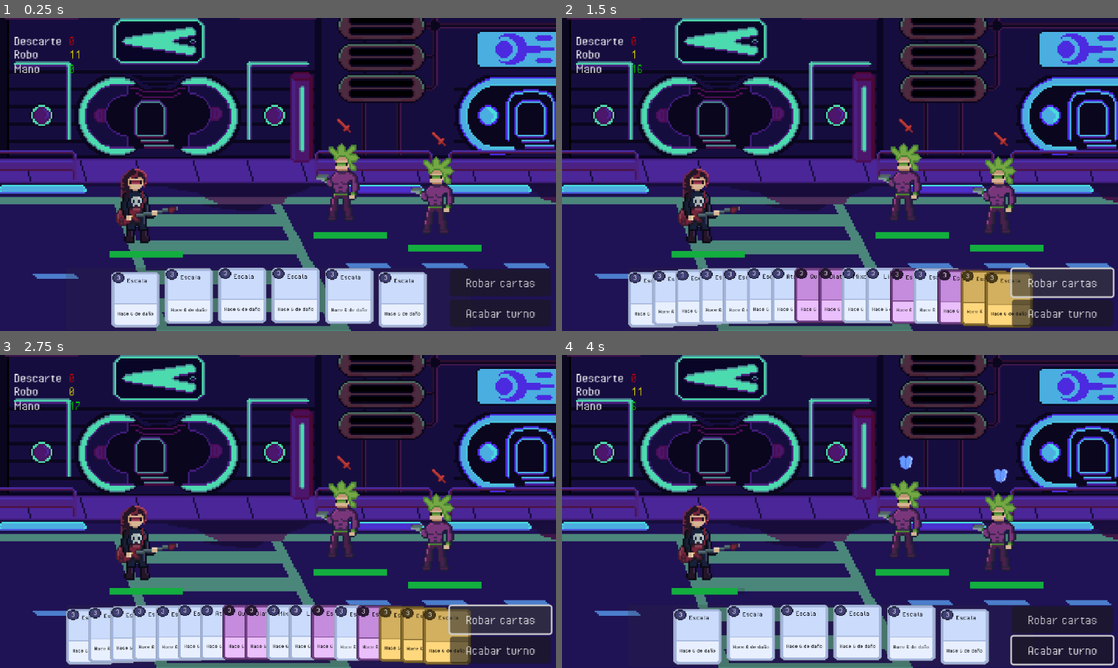
Above: before the commit, frames 1-4 (two rows, left to right).
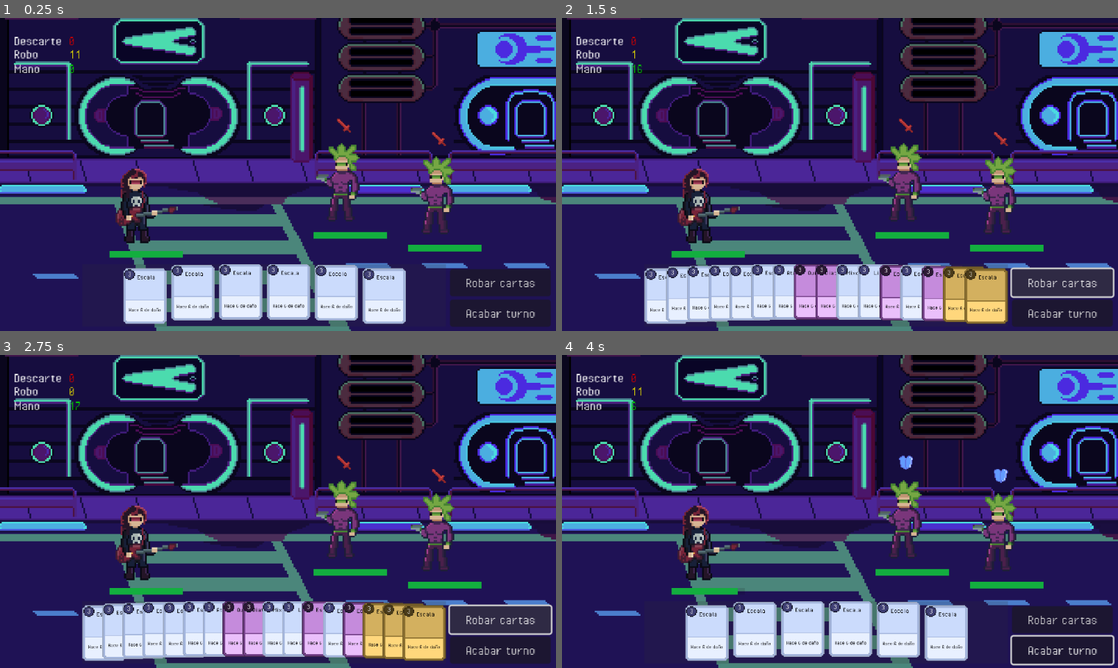
Above: after the commit, the same moments.

Repository: pablo-moreno/cyberdeck
Game: Godot game, scene res://scenes/battle.tscn
Two runs of this game, one before a commit and one after it. Both use one fixed random seed, a clock stepped at 60 frames per second and the inputs below.
Inputs (mouse positions are in pixels of both pictures, inside the frame that each line leads up to):
- Up to frame 1 (0.25 s): no input
- Up to frame 2 (1.5 s): click "Robar cartas" at 0.5 s; click "Robar cartas" at 1.25 s
- Up to frame 3 (2.75 s): click "Robar cartas" at 2 s
- Up to frame 4 (4 s): click "Acabar turno" at 2.75 s; move the mouse to (962, 495) at 3.52 s; click (962, 495) at 3.67 s

The runs differ from the first frame. In frame 1, 6.5% of the frame differs, in the area x 11-81%, y 78-99%; in frame 2, 9.1%, in the area x 11-85%, y 78-99%; in frame 3, 8.9%; in frame 4, 6.5%.

Commit message:
feat: added drag and drop

Diff:
--- a/project.godot
+++ b/project.godot
@@ -28,6 +28,14 @@
 window/size/window_height_override=1080
 window/stretch/mode="canvas_items"
 
+[input]
+
+click={
+"deadzone": 0.2,
+"events": [Object(InputEventMouseButton,"resource_local_to_scene":false,"resource_name":"","device":-1,"window_id":0,"alt_pressed":false,"shift_pressed":false,"ctrl_pressed":false,"meta_pressed":false,"button_mask":0,"position":Vector2(0, 0),"global_position":Vector2(0, 0),"factor":1.0,"button_index":1,"canceled":false,"pressed":false,"double_click":false,"script":null)
+]
+}
+
 [rendering]
 
 textures/canvas_textures/default_texture_filter=0
--- a/scenes/battle.tscn
+++ b/scenes/battle.tscn
@@ -30,11 +30,11 @@
 metadata/_custom_type_script = "uid://b56rnmt62xd1s"
 
 [node name="Hand" parent="." instance=ExtResource("4_a12nh")]
-offset_left = 76.0
-offset_top = -73.0
-offset_right = 478.0
-offset_bottom = -1.0
-scale = Vector2(1.16, 1)
+offset_left = 95.0
+offset_top = -77.0
+offset_right = 497.0
+offset_bottom = -5.0
+scale = Vector2(1.04, 1)
 
 [node name="UI" type="Node" parent="."]
 
--- a/scenes/characters/metalgirl.tscn
+++ b/scenes/characters/metalgirl.tscn
@@ -13,7 +13,7 @@
 radius = 44.0
 height = 104.0
 
-[node name="Metalgirl" type="CharacterBody2D"]
+[node name="Metalgirl" type="CharacterBody2D" groups=["dropable"]]
 script = ExtResource("1_cxrlw")
 metadata/_custom_type_script = "uid://dhqdjhjlyeytj"
 
--- a/scenes/enemies/enemy.tscn
+++ b/scenes/enemies/enemy.tscn
@@ -6,6 +6,7 @@
 [ext_resource type="PackedScene" uid="uid://dx1x5o13r5yho" path="res://scenes/enemies/actions/attack_action.tscn" id="4_fcftc"]
 [ext_resource type="PackedScene" uid="uid://dy6piolcgrput" path="res://scenes/enemies/actions/shield_action.tscn" id="5_nb6gf"]
 [ext_resource type="PackedScene" uid="uid://b5i3fykbust0s" path="res://scenes/ui/progress_health_bar_gradient.tscn" id="6_nb6gf"]
+[ext_resource type="Script" uid="uid://cw68u1tj5oj6p" path="res://scripts/utils/dropable_area.gd" id="7_jt03m"]
 
 [sub_resource type="CapsuleShape2D" id="CapsuleShape2D_4ra3w"]
 radius = 39.0
@@ -58,3 +59,13 @@
 
 [node name="IntentionSprite" type="Sprite2D" parent="."]
 position = Vector2(0, -62)
+
+[node name="DropableArea" type="Control" parent="."]
+layout_mode = 3
+anchors_preset = 0
+offset_left = -39.0
+offset_top = -46.0
+offset_right = 1.0
+offset_bottom = -6.0
+scale = Vector2(1.96862, 2.50813)
+script = ExtResource("7_jt03m")
--- a/scenes/ui/card_ui.tscn
+++ b/scenes/ui/card_ui.tscn
@@ -26,19 +26,24 @@
 theme_override_styles/panel = SubResource("StyleBoxEmpty_d10lw")
 script = ExtResource("1_5rjcn")
 
-[node name="BaseCard" type="Sprite2D" parent="."]
+[node name="UI" type="Control" parent="."]
+anchors_preset = 0
+offset_right = 40.0
+offset_bottom = 40.0
+
+[node name="BaseCard" type="Sprite2D" parent="UI"]
 position = Vector2(24, 32)
 texture = ExtResource("2_fke5x")
 
-[node name="PurpleCard" type="Sprite2D" parent="."]
+[node name="PurpleCard" type="Sprite2D" parent="UI"]
 position = Vector2(24, 32)
 texture = ExtResource("3_vk10k")
 
-[node name="GoldCard" type="Sprite2D" parent="."]
+[node name="GoldCard" type="Sprite2D" parent="UI"]
 position = Vector2(24, 32)
 texture = ExtResource("4_im7p3")
 
-[node name="DescriptionLabel" type="Label" parent="."]
+[node name="DescriptionLabel" type="Label" parent="UI"]
 texture_filter = 1
 layout_mode = 0
 offset_left = 3.0
@@ -53,7 +58,7 @@
 horizontal_alignment = 1
 vertical_alignment = 1
 
-[node name="EnergyLabel" type="Label" parent="."]
+[node name="EnergyLabel" type="Label" parent="UI"]
 texture_filter = 1
 layout_mode = 0
 offset_left = -1.0
@@ -70,7 +75,7 @@
 horizontal_alignment = 1
 vertical_alignment = 1
 
-[node name="TitleLabel" type="Label" parent="."]
+[node name="TitleLabel" type="Label" parent="UI"]
 texture_filter = 1
 layout_mode = 0
 offset_left = 11.0
@@ -94,7 +99,7 @@
 offset_right = 52.0
 offset_bottom = 67.0
 mouse_filter = 1
-mouse_default_cursor_shape = 2
+mouse_default_cursor_shape = 6
 color = Color(1, 1, 1, 0)
 
 [connection signal="gui_input" from="HoverRect" to="." method="_on_hover_rect_gui_input"]
--- a/scripts/cards/card.gd
+++ b/scripts/cards/card.gd
@@ -14,9 +14,11 @@
 @export var type: CARD_TYPE = CARD_TYPE.BASE
 const SIZE: Vector2 = Vector2(48, 64)
 
+signal play_card(targets: Variant)
+
 
 func _ready() -> void:
-    pass
+    play_card.connect(play)
 
 
 func discard():
@@ -34,9 +36,11 @@
     return effects
 
 
-func play(origin: Character, targets: Array[Character]) -> bool:
-    for effect in get_effects():
-        effect.apply(self, origin, targets)
+func play(targets: Array[Variant]) -> bool:
+    if is_exhaust:
+        GlobalSignals.exhaust_card.emit(self)
+    else:
+        GlobalSignals.discard_card.emit(self)
 
     return is_exhaust
 
--- a/scripts/combat/turn_manager.gd
+++ b/scripts/combat/turn_manager.gd
@@ -25,6 +25,7 @@
     for enemy in enemies:
         enemy.turn_ended.connect(_on_ended_enemy_turn)
         enemy.death.connect(_on_enemy_dead)
+
 
 func add_enemy(enemy: Enemy):
     enemies.append(enemy)
--- a/scripts/common/globals.gd
+++ b/scripts/common/globals.gd
@@ -10,3 +10,14 @@
 signal discard_card(card: Card)
 signal exhaust_card(card: Card)
 signal drawn_card(card: Card)
+signal changed_energy(value: int)
+
+var energy_remaining: int = 0
+
+
+func _ready() -> void:
+    changed_energy.connect(set_energy_remaining)
+
+
+func set_energy_remaining(value: int):
+    energy_remaining = value
--- a/scripts/enemies/enemy.gd
+++ b/scripts/enemies/enemy.gd
@@ -1,5 +1,4 @@
-class_name Enemy
-extends CharacterBody2D
+class_name Enemy extends CharacterBody2D
 
 signal round_started
 signal turn_started
--- a/scripts/player/character.gd
+++ b/scripts/player/character.gd
@@ -83,12 +83,12 @@
     card.move_to(exhaust_pile)
 
 
-func play_card(card: Card, targets: Array[Character]):
+func play_card(card: Card, targets: Array[Enemy]):
     if card.energy > current_energy:
         cannot_play_card.emit()
         return
 
-    var is_exhaust = card.play(self, targets)
+    var is_exhaust = card.play(targets)
     current_energy -= card.energy
     current_energy_changed.emit(current_energy)
 
@@ -110,6 +110,7 @@
     apply_effects()
     draw_round_cards()
     current_energy = max_energy
+    GlobalSignals.set_energy_remaining(current_energy)
 
 
 func apply_effects():
--- a/scripts/traits/trait.gd
+++ b/scripts/traits/trait.gd
@@ -14,6 +14,5 @@
 var _count = 0
 
 
-
 func apply(target: Character):
     pass
--- a/scripts/ui/card_ui.gd
+++ b/scripts/ui/card_ui.gd
@@ -1,16 +1,18 @@
-class_name CardUI extends Panel
+class_name CardUI extends Draggable
 
 
 @export var _card: Card = null
 @export_range(1.0, 1.5) var hover_transform = 1.25
 @export_range(0, 24) var hover_up_pixels = 12
 
-@onready var base_sprite: Sprite2D = $BaseCard
-@onready var purple_sprite: Sprite2D = $PurpleCard
-@onready var gold_sprite: Sprite2D = $GoldCard
 
-@onready var title: Label = $TitleLabel
-@onready var energy: Label = $EnergyLabel
+@onready var ui: Control = $UI
+@onready var base_sprite: Sprite2D = $UI/BaseCard
+@onready var purple_sprite: Sprite2D = $UI/PurpleCard
+@onready var gold_sprite: Sprite2D = $UI/GoldCard
+
+@onready var title: Label = $UI/TitleLabel
+@onready var energy: Label = $UI/EnergyLabel
 
 
 func _ready() -> void:
@@ -68,5 +70,10 @@
 
 
 func _on_hover_rect_gui_input(event: InputEvent) -> void:
-    if event.is_pressed():
-        GlobalSignals.discard_card.emit(_card)
+    pass
+
+
+func _get_drag_data(at_position: Vector2) -> Variant:
+    var prev = duplicate()
+    set_drag_preview(prev)
+    return _card
--- /dev/null
+++ b/scripts/utils/draggable.gd
@@ -0,0 +1 @@
+class_name Draggable extends Control
--- /dev/null
+++ b/scripts/utils/dropable_area.gd
@@ -0,0 +1,17 @@
+class_name DropableCardArea extends Control
+
+
+
+func _can_drop_data(at_position: Vector2, data: Variant) -> bool:
+    if data is Card:
+        if data.energy > GlobalSignals.energy_remaining:
+            return false
+
+        return true
+    return false
+
+func _drop_data(at_position: Vector2, card: Variant) -> void:
+    var parent = get_parent()
+
+    if card is Card:
+        card.play_card.emit([parent])
Not shown: 1 places in scenes/enemies/enemy.tscn that only renumber resources
Not shown, added: scripts/utils/draggable.gd.uid
Not shown, added: scripts/utils/dropable_area.gd.uid
